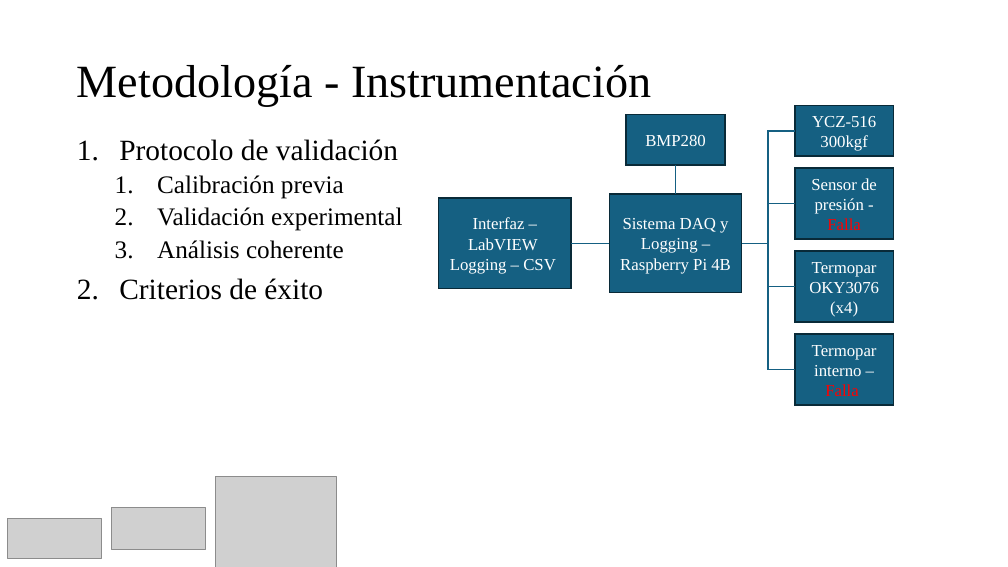
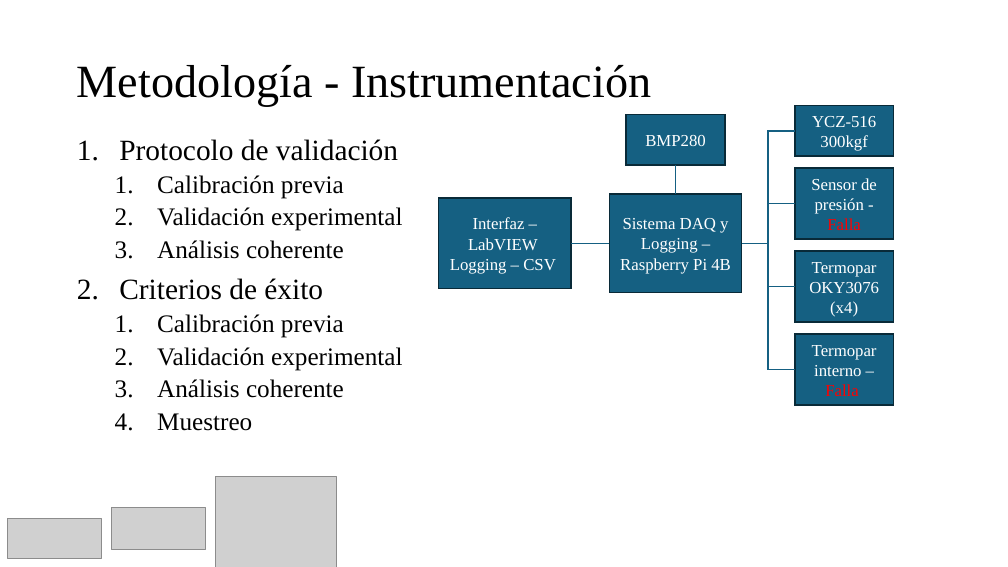
Before and after one commit to Archimedean2345/The-thermal-repository, a slide deck: slide 10 of PIAE2-Presentacion Tecnica.pptx (slide 9 before the commit). Drawn at 1008x567 pixels with LibreOffice and Linux fonts; fonts in the diff are those of the drawing; grey boxes stand for pictures. Boxes give left, top, right and bottom in pixels: in the first picture for what was removed or moved away, otherwise in the second. Text is boxed around its words. In the diff, an @@ line names an element or a change of style, - is before the commit and + after.

```diff
--- a/PIAE2-Presentacion Tecnica.pptx
+++ b/PIAE2-Presentacion Tecnica.pptx
@@ text at (x1=157, y1=314, x2=402, y2=431): paragraphs added @@
+  1. Calibración previa
+  2. Validación experimental
+  3. Análisis coherente
+  4. Muestreo
```
Also in this commit, not shown: 9 other slides changed, 2 slides added, 3 slides removed, 1 other file.
